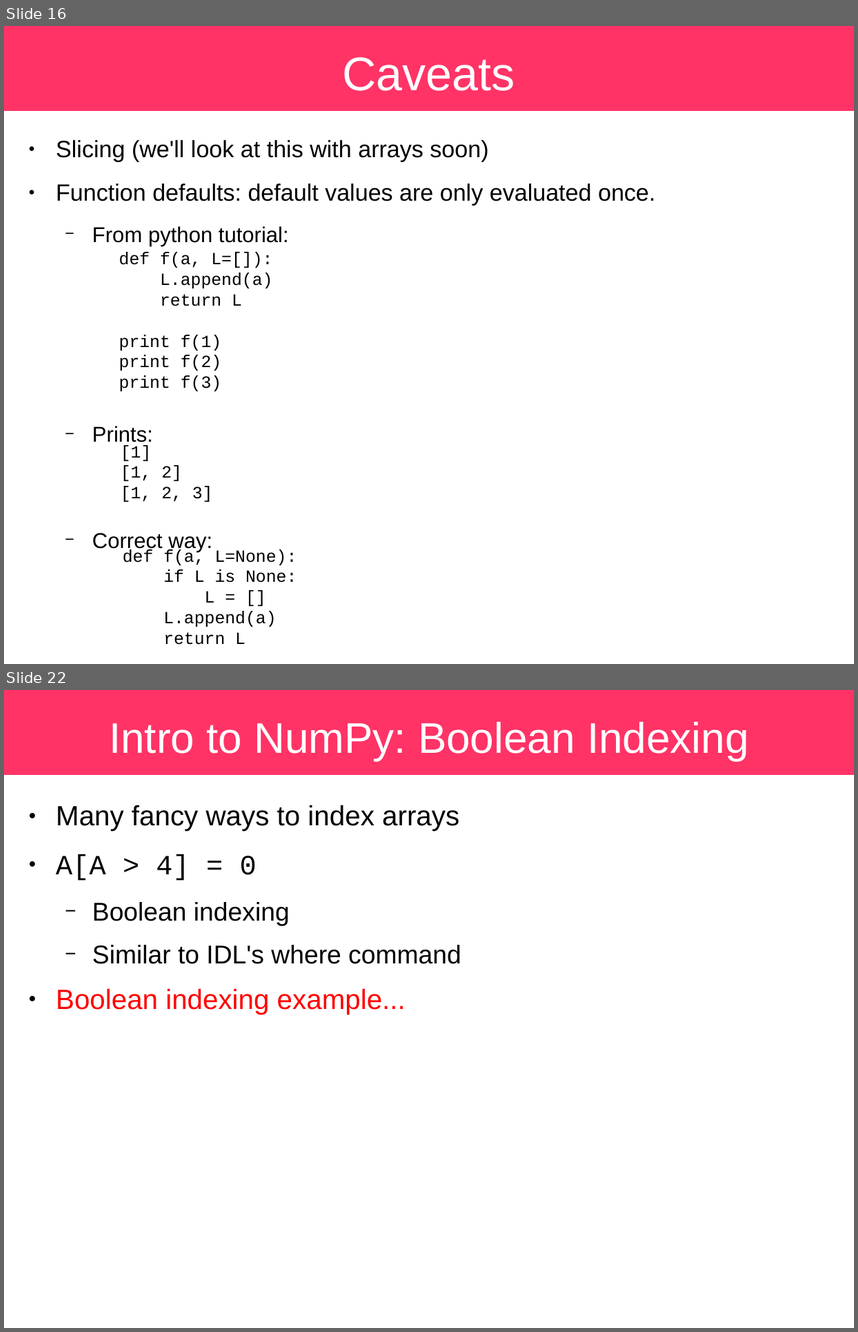
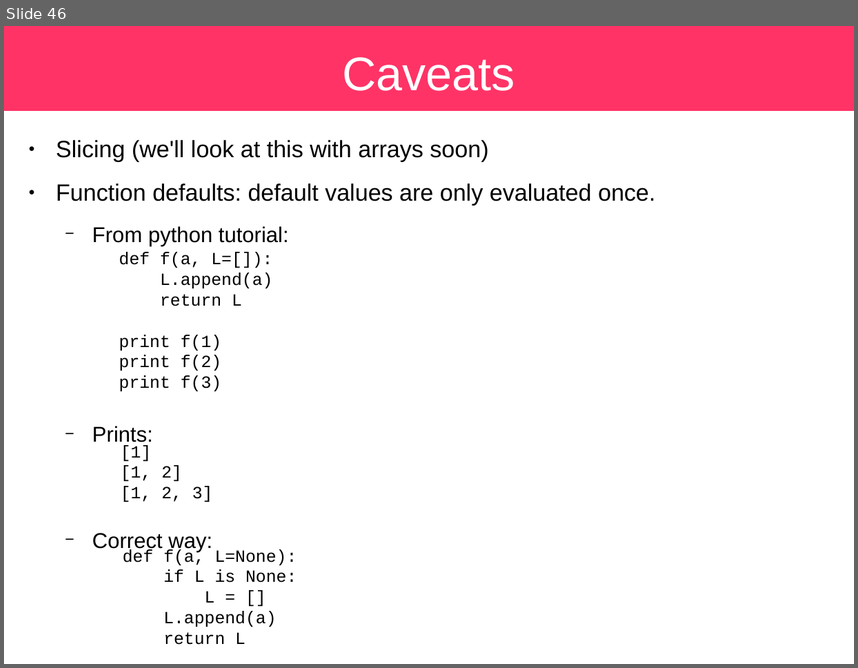
Before and after one commit to sbu-python-class/python-science, a slide deck: lectures/01-python/python.odp. Shown one above the other, each under a label of ours: slides 16 and 22 before the commit, slide 46 after it; the slides between them are not shown. The pictures are 858x1332 and 858x668 pixels, drawn with LibreOffice and Linux fonts; fonts in the diff are those of the drawing. Boxes give left, top, right and bottom in pixels: in the first picture for what was removed or moved away, otherwise in the second. Text is boxed around its words. In the diff, an @@ line names an element or a change of style, - is before the commit and + after.

```diff
--- a/lectures/01-python/python.odp
+++ b/lectures/01-python/python.odp
@@ slide 22 removed at (4, 690, 854, 1328), background #FFFFFF; not listed: 1 template element that a slide beside it also shows @@
@@ title removed at (109, 722, 749, 760) @@
-Intro to NumPy: Boolean Indexing
@@ text removed at (56, 805, 461, 1014) @@
-● Many fancy ways to index arrays
-● A[A > 4] = 0
-  − Boolean indexing
-  − Similar to IDL's where command
-● Boolean indexing example...
@@ what was slide 16 is now slide 46 @@
```
Also in this commit, not shown: 31 slides added, 11 other slides removed, 1 other file.
